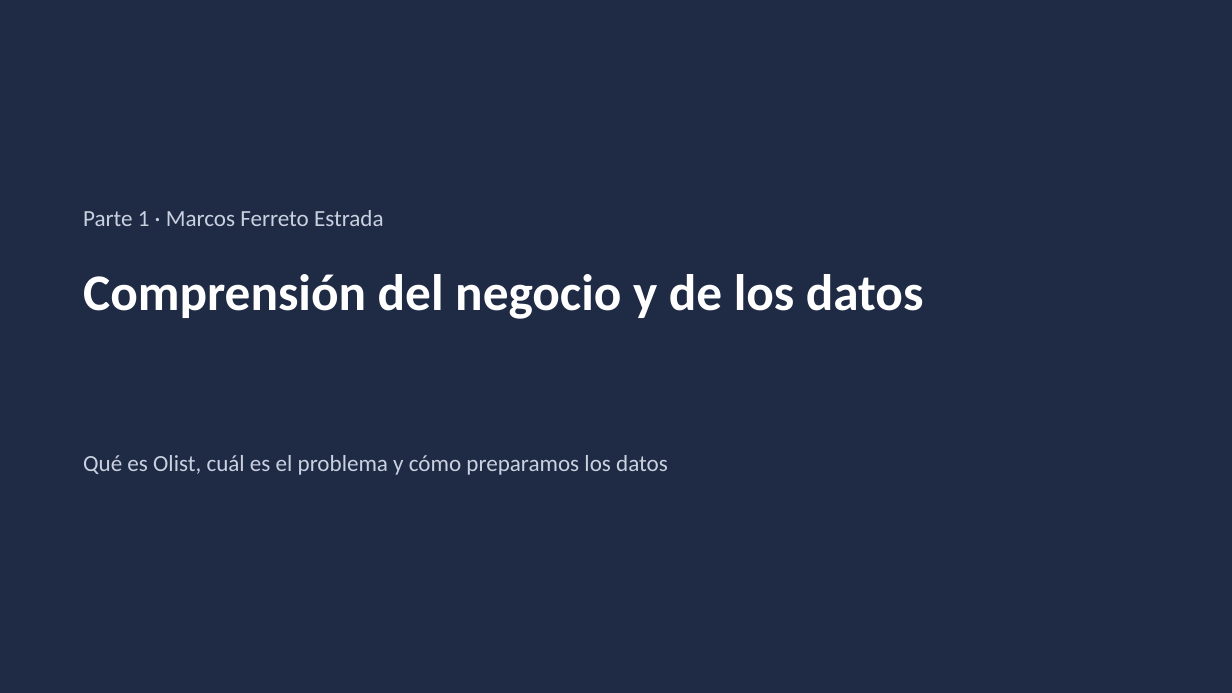
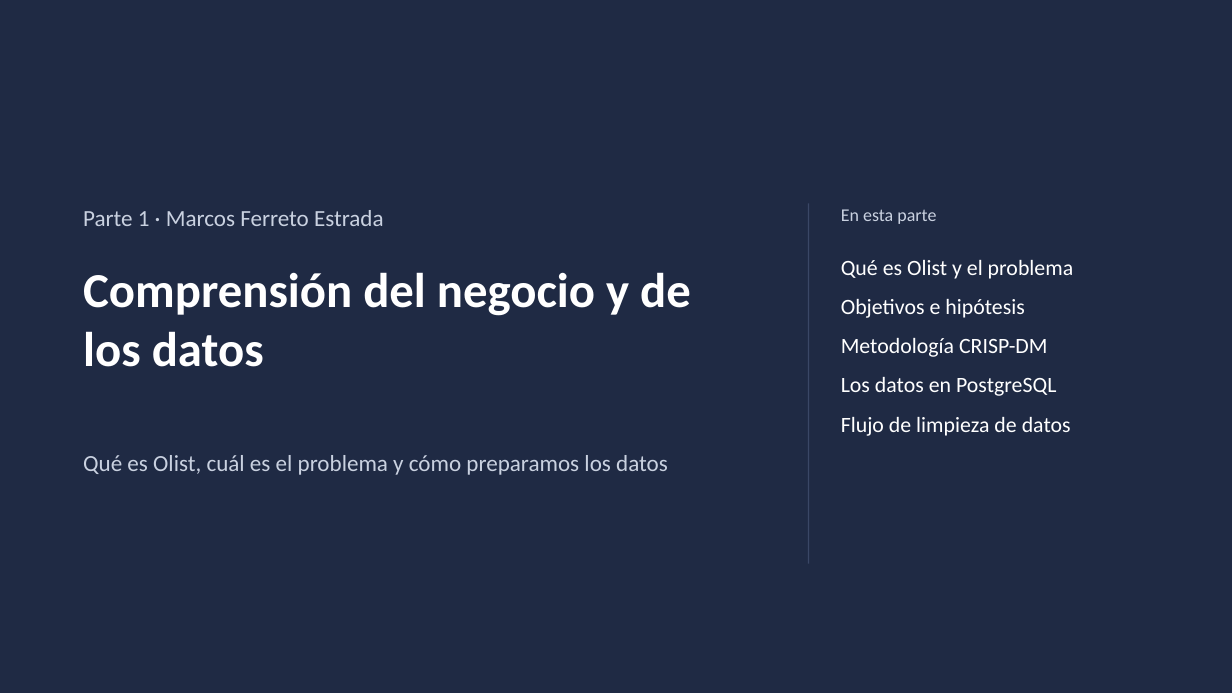
Before and after one commit to FerretoDev/mo0005-ecommerce-ml, a slide deck: slide 3 of presentacion/presentacion.pptx. Drawn at 1232x693 pixels with LibreOffice and Linux fonts; fonts in the diff are those of the drawing. Boxes give left, top, right and bottom in pixels: in the first picture for what was removed or moved away, otherwise in the second. Text is boxed around its words. In the diff, an @@ line names an element or a change of style, - is before the commit and + after.

```diff
--- a/presentacion/presentacion.pptx
+++ b/presentacion/presentacion.pptx
@@ line added from (809, 203) to (809, 564), #3A4766 1 pt @@
@@ text added at [841, 209, 936, 224], 14 pt, text #C9D1E0 @@
+En esta parte
@@ title "Comprensión del negocio y de ..." at [83, 272, 691, 367]: size 40 to 38 pt @@
@@ text added at [841, 260, 1074, 436], 17 pt, text #FFFFFF @@
+Qué es Olist y el problema
+Objetivos e hipótesis
+Metodología CRISP-DM
+Los datos en PostgreSQL
+Flujo de limpieza de datos
```
Also in this commit, not shown: 19 other slides changed, 7 other files.
